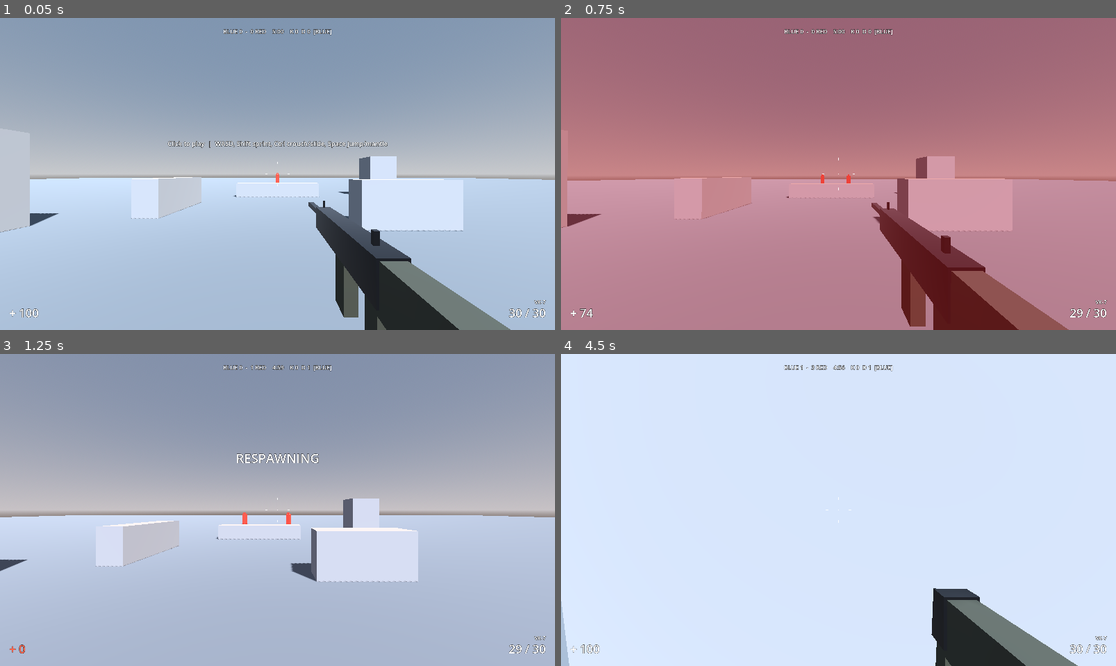
Above: before the commit, frames 1-4 (two rows, left to right).
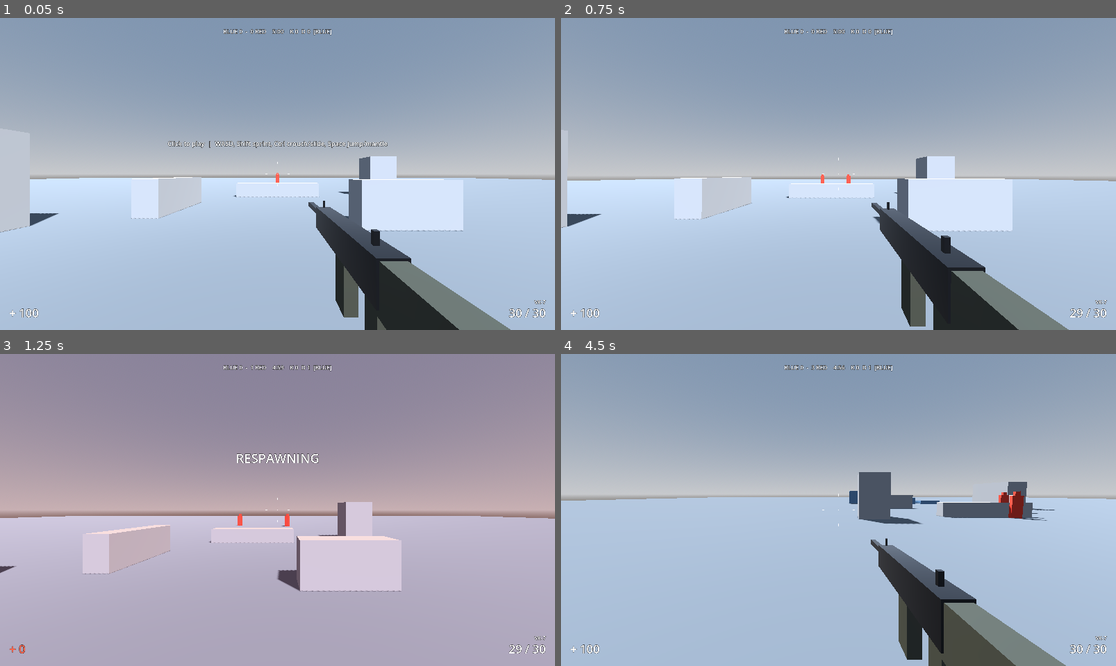
Above: after the commit, the same moments.

Repository: kosj/fps1
Game: Godot game, scene res://game/main.tscn
Same seed, same stepped clock (60 frames per second), same inputs: the game is played once before the commit and once after it.
Inputs (mouse positions are in pixels of both pictures, inside the frame that each line leads up to):
- Up to frame 1 (0.05 s): no input
- Up to frame 2 (0.75 s): tap Enter at 0.5 s; move the mouse to (960, 158) at 0.52 s; hold D (move_right) from 0.53 s (still down); right-click (960, 158) at 0.6 s; click (960, 158) at 0.67 s
- Up to frame 3 (1.25 s): keep holding D (move_right); tap Space (jump) at 0.77 s
- Up to frame 4 (4.5 s): move the mouse to (810, 510) at 1.27 s; release D (move_right) at 1.28 s; hold W (move_forward) from 1.28 s (still down); right-click (810, 510) at 1.35 s; tap Space (jump) at 1.52, 3.02, 3.77 s; move the mouse to (849, 503) at 2.02 s; tap Ctrl (crouch) at 2.1 s; right-click (849, 503) at 2.3 s; move the mouse to (832, 516) at 2.77 s; click (832, 516) at 2.85 s; right-click (832, 516) at 3.05 s; move the mouse to (877, 513) at 3.52 s; tap Shift (sprint) at 3.6 s; right-click (877, 513) at 3.8 s; move the mouse to (794, 506) at 4.27 s; right-click (794, 506) at 4.35 s

Frame 1 is identical in both runs. In frame 2, 100% of the frame differs, in the area x 0-100%, y 0-100%; in frame 3, 4.3%; in frame 4, 98%.

Commit message:
Bots: slightly easier default difficulty; docs for the bot match
Co-Authored-By: Claude Fable 5.2 <noreply@anthropic.com>
Claude-Session: https://claude.ai/code/session_01AU5XTYvP8kqhP5guiFZ1PH

Diff:
--- a/game/bots/combat_bot.gd
+++ b/game/bots/combat_bot.gd
@@ -13,11 +13,11 @@
 const CHASE_TIME := 4.0
 const ERROR_REROLL_TIME := 0.35
 
-## 난이도 조절 값.
-var reaction_time := 0.4
+## 난이도 조절 값. 사람이 직접 상대해 보며 조정해야 하는 잠정치다.
+var reaction_time := 0.5
 var turn_speed := 4.5
-var aim_error_start := 0.09
-var aim_error_min := 0.02
+var aim_error_start := 0.11
+var aim_error_min := 0.03
 var settle_time := 1.5
 var fire_cone := 0.05
 
Not shown, changed: docs/decisions.md
